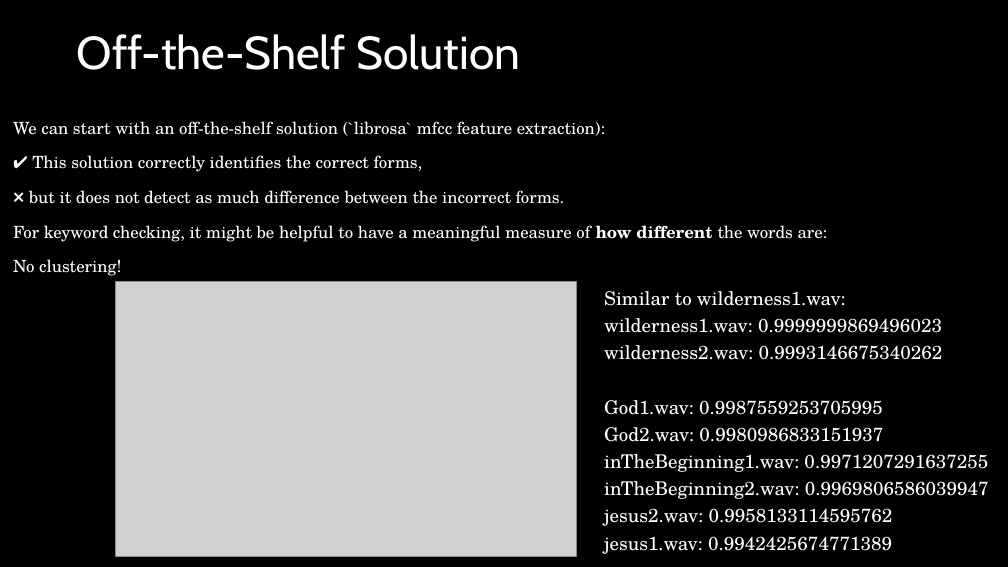
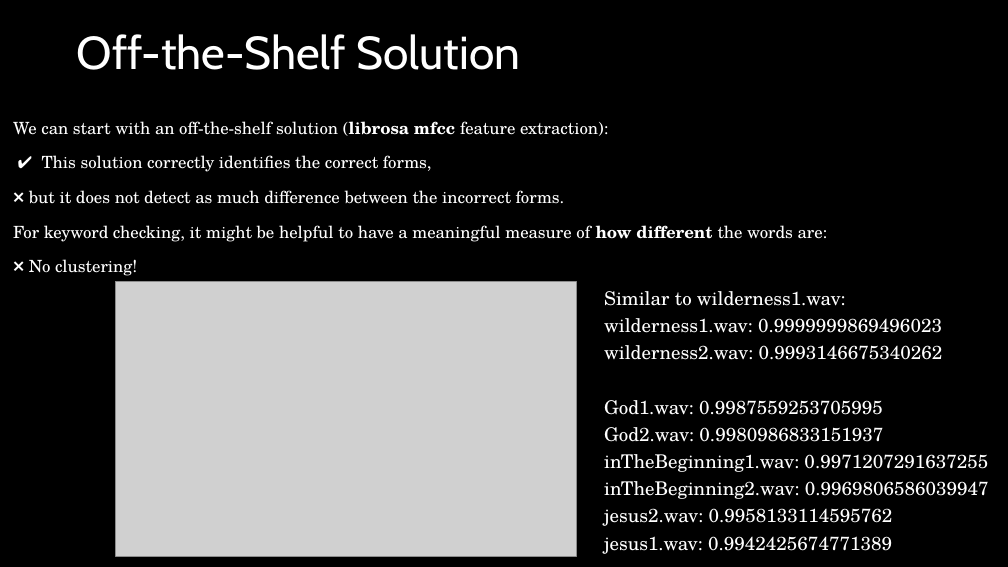
Before and after one commit to PENNET-dev/hackathon-uW-2024, a slide deck: slide 14 of Hackathon Presentation.pptx (slide 12 before the commit). Drawn at 1008x567 pixels with LibreOffice and Linux fonts; fonts in the diff are those of the drawing; grey boxes stand for pictures. Boxes give left, top, right and bottom in pixels: in the first picture for what was removed or moved away, otherwise in the second. Text is boxed around its words. In the diff, an @@ line names an element or a change of style, - is before the commit and + after.

```diff
--- a/Hackathon Presentation.pptx
+++ b/Hackathon Presentation.pptx
@@ text at (13, 121, 608, 136): text changed @@
-We can start with an off-the-shelf solution (`librosa` mfcc feature extraction):
+We can start with an off-the-shelf solution (librosa mfcc feature extraction):
@@ text at (29, 259, 137, 276): text changed @@
-No clustering!
+❌ No clustering!
```
Also in this commit, not shown: 5 other slides changed, 3 slides added.
